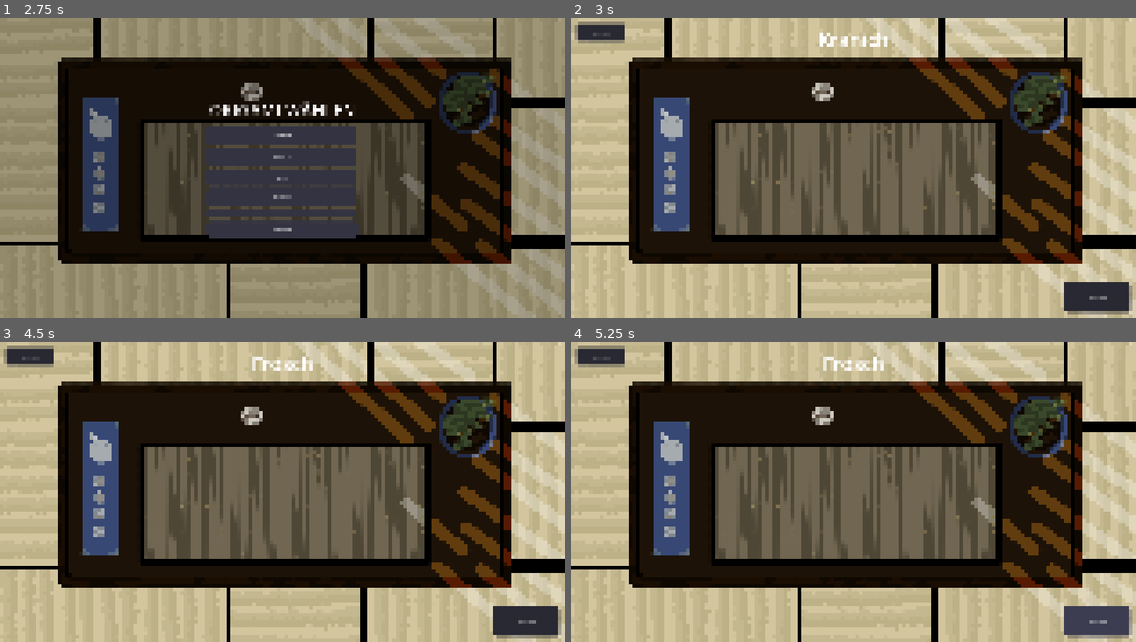
Above: before the commit, frames 1-4 (two rows, left to right).
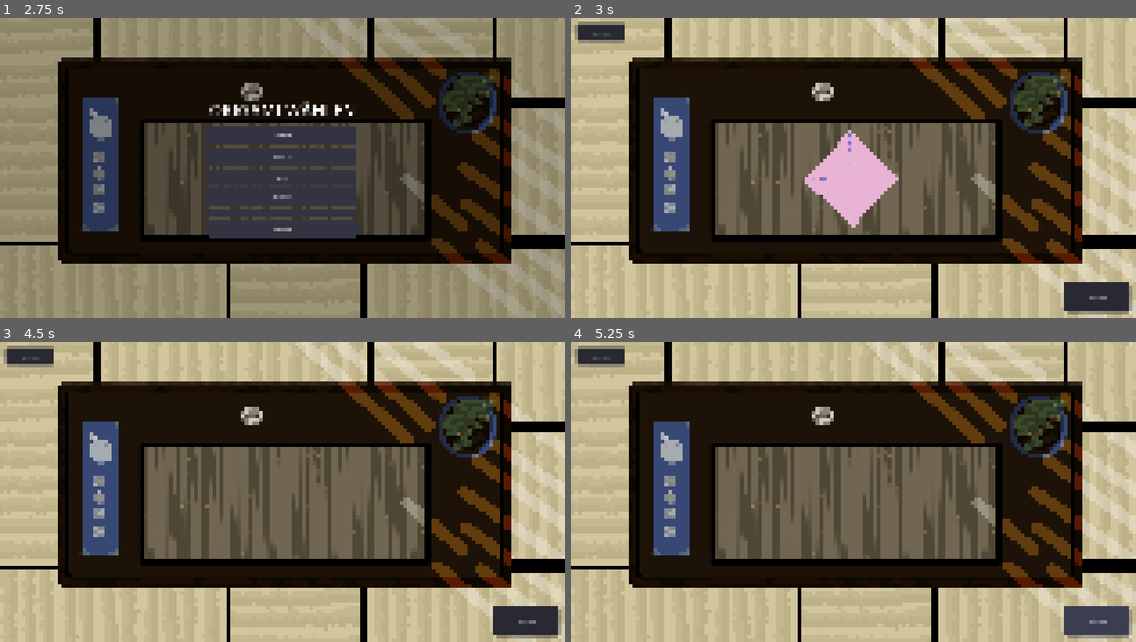
Above: after the commit, the same moments.

Repository: Laran123/MediDa_Origami_Meister
Game: Godot game, scene res://start_menu.tscn
Same seed, same stepped clock (60 frames per second), same inputs: the game is played once before the commit and once after it.
Inputs:
- Up to frame 1 (2.75 s): click "Regal" at 0.5 s; click "Origami wahlen" at 1.25 s; click "Zuruck" at 2 s
- Up to frame 2 (3 s): click "Kranich" at 2.75 s
- Up to frame 3 (4.5 s): click "ZURÜCK" at 3.5 s; click "Frosch" at 4.25 s
- Up to frame 4 (5.25 s): click "WEITER" at 5 s

Frame 1 is identical in both runs. In frame 2, 3.0% of the frame differs, in the area x 41-58%, y 4-70%; in frame 3, 0.3%; in frame 4, 0.3%.

Commit message:
Animationen und kranich dateien

Diff:
--- a/neues-spiel/gamescreen.gd
+++ b/neues-spiel/gamescreen.gd
@@ -2,29 +2,36 @@
 
 var figur = ""
 var step = 0
+var total_frames = 0
+var frame_display: TextureRect
 
 func set_figur(f):
 	figur = f
 
 func _ready():
 	_build_ui()
+	total_frames = _count_frames()
+	call_deferred("_init_frame_display")
+
+func _count_frames() -> int:
+	var i = 1
+	while ResourceLoader.exists("res://Assets/%s/%s_%d.png" % [figur, figur.to_lower(), i]):
+		i += 1
+	return i - 1
 
 func _build_ui():
-
 	var bg = TextureRect.new()
 	bg.set_anchors_and_offsets_preset(Control.PRESET_FULL_RECT)
 	bg.texture = load("res://Assets/Background/Untergrund.png")
 	bg.stretch_mode = TextureRect.STRETCH_KEEP_ASPECT_COVERED
 	add_child(bg)
+	move_child(bg, 0)
 
-	var title = Label.new()
-	title.text = figur
-	title.horizontal_alignment = HORIZONTAL_ALIGNMENT_CENTER
-	title.vertical_alignment = VERTICAL_ALIGNMENT_CENTER
-	title.add_theme_font_size_override("font_size", 140)
-	title.set_anchors_and_offsets_preset(Control.PRESET_TOP_WIDE)
-	title.offset_top = 60
-	add_child(title)
+	frame_display = $FrameDisplay
+	frame_display.stretch_mode = TextureRect.STRETCH_KEEP_ASPECT_CENTERED
+	frame_display.expand_mode = TextureRect.EXPAND_IGNORE_SIZE
+	frame_display.custom_minimum_size = Vector2.ZERO
+
 
 	var back = Button.new()
 	back.text = "ZURÜCK"
@@ -52,8 +59,26 @@
 	next.offset_right = -40
 	next.offset_bottom = -40
 
+func _init_frame_display():
+	var sz = min(get_viewport_rect().size.x, get_viewport_rect().size.y) * 0.35
+	frame_display.anchor_left   = 0.5
+	frame_display.anchor_top    = 0.5
+	frame_display.anchor_right  = 0.5
+	frame_display.anchor_bottom = 0.5
+	frame_display.offset_left   = -sz / 2.0
+	frame_display.offset_top    = -sz / 2.0 + 90 # + 90 determines the position, if 110 then it lower, the same could be with offset left
+	frame_display.offset_right  =  sz / 2.0
+	frame_display.offset_bottom =  sz / 2.0 + 90
+	if total_frames > 0:
+		_update_frame()
+	else:
+		frame_display.visible = false
+
+func _update_frame():
+	var path = "res://Assets/%s/%s_%d.png" % [figur, figur.to_lower(), step + 1]
+	frame_display.texture = load(path)
+
 func _style_button(btn: Button):
-
 	var normal = StyleBoxFlat.new()
 	normal.bg_color = Color(0.16, 0.16, 0.20)
 	normal.corner_radius_top_left = 24
@@ -76,8 +101,13 @@
 	btn.add_theme_stylebox_override("pressed", pressed)
 
 func _on_next():
-	step += 1
-	print("Step:", step, " Figur:", figur)
+	if step < total_frames - 1:
+		step += 1
+		_update_frame()
 
 func _on_back():
-	get_tree().change_scene_to_file("res://origami_wahlen.tscn")
+	if step > 0:
+		step -= 1
+		_update_frame()
+	else:
+		get_tree().change_scene_to_file("res://origami_wahlen.tscn")
--- a/neues-spiel/gamescreen.tscn
+++ b/neues-spiel/gamescreen.tscn
@@ -10,3 +10,17 @@
 grow_horizontal = 2
 grow_vertical = 2
 script = ExtResource("1_igufd")
+
+[node name="FrameDisplay" type="TextureRect" parent="." unique_id=512535562]
+layout_mode = 1
+anchors_preset = -1
+anchor_left = 0.33100003
+anchor_top = 0.36600003
+anchor_right = 0.558
+anchor_bottom = 0.65900004
+offset_left = -0.77612305
+offset_top = -0.8800659
+offset_right = 11.431885
+offset_bottom = -0.6201172
+expand_mode = 1
+stretch_mode = 6
Binary file added: neues-spiel/Assets/Kranich/kranich_1.png
Not shown, added: neues-spiel/Assets/Kranich/kranich_1.png.import
Binary file added: neues-spiel/Assets/Kranich/kranich_10.png
Not shown, added: neues-spiel/Assets/Kranich/kranich_10.png.import
Binary file added: neues-spiel/Assets/Kranich/kranich_11.png
Not shown, added: neues-spiel/Assets/Kranich/kranich_11.png.import
Binary file added: neues-spiel/Assets/Kranich/kranich_12.png
Not shown, added: neues-spiel/Assets/Kranich/kranich_12.png.import
Binary file added: neues-spiel/Assets/Kranich/kranich_13.png
Not shown, added: neues-spiel/Assets/Kranich/kranich_13.png.import
Binary file added: neues-spiel/Assets/Kranich/kranich_14.png
Not shown, added: neues-spiel/Assets/Kranich/kranich_14.png.import
(and 42 more such lines)
